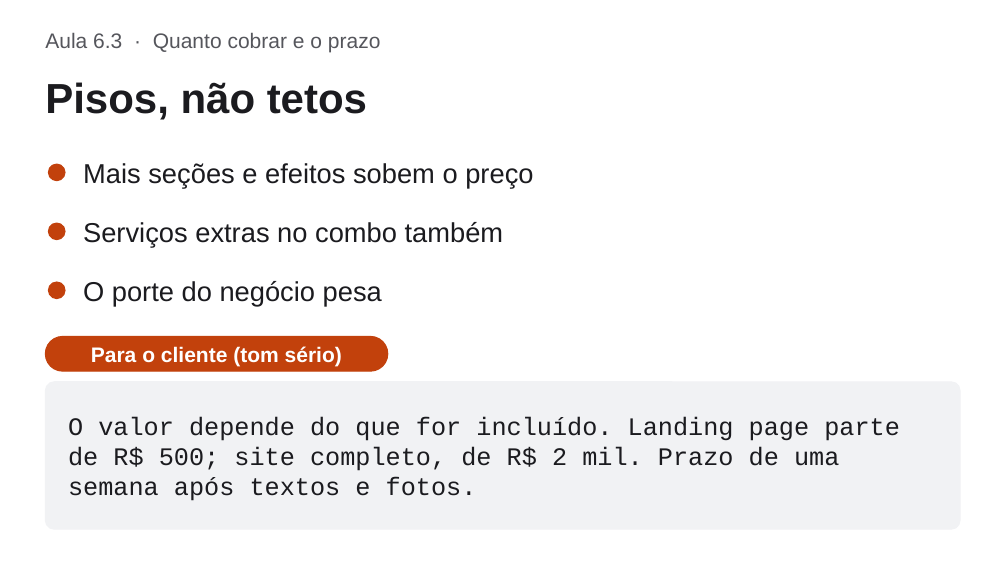
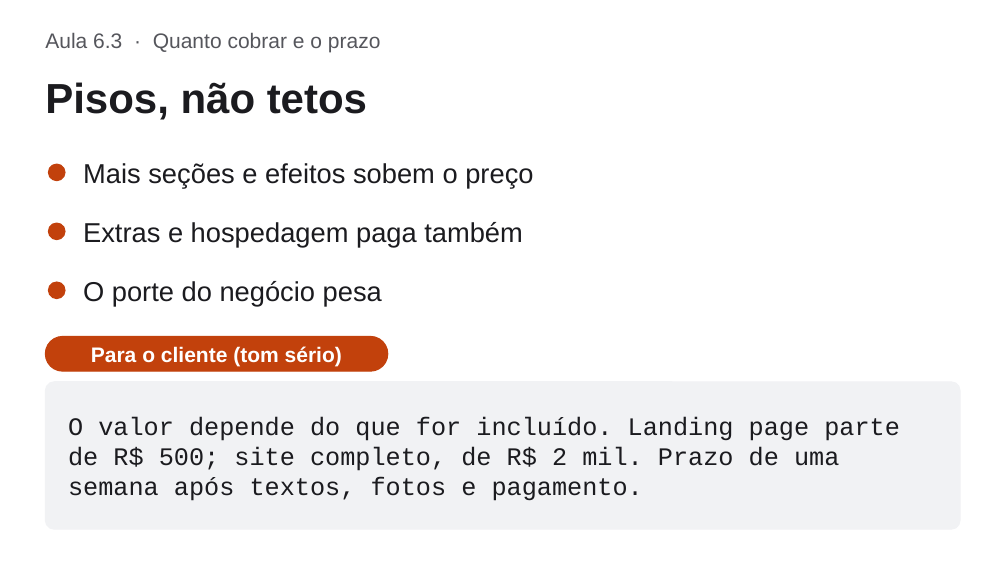
Before and after one commit to WeslleyPaivx/est-tica-facial, a slide deck: slide 17 of curso/slides/modulo-6.pptx (slide 16 before the commit). Drawn at 1008x567 pixels with LibreOffice and Linux fonts; fonts in the diff are those of the drawing. Boxes give left, top, right and bottom in pixels: in the first picture for what was removed or moved away, otherwise in the second. Text is boxed around its words. In the diff, an @@ line names an element or a change of style, - is before the commit and + after.

```diff
--- a/curso/slides/modulo-6.pptx
+++ b/curso/slides/modulo-6.pptx
@@ text at (83, 222, 523, 247): text changed @@
-Serviços extras no combo também
+Extras e hospedagem paga também
@@ text at (68, 416, 900, 501): text changed @@
-O valor depende do que for incluído. Landing page parte de R$ 500; site completo, de R$ 2 mil. Prazo de uma semana após textos e fotos.
+O valor depende do que for incluído. Landing page parte de R$ 500; site completo, de R$ 2 mil. Prazo de uma semana após textos, fotos e pagamento.
```
Also in this commit, not shown: 8 other slides changed, 1 slide added, 5 other files.
